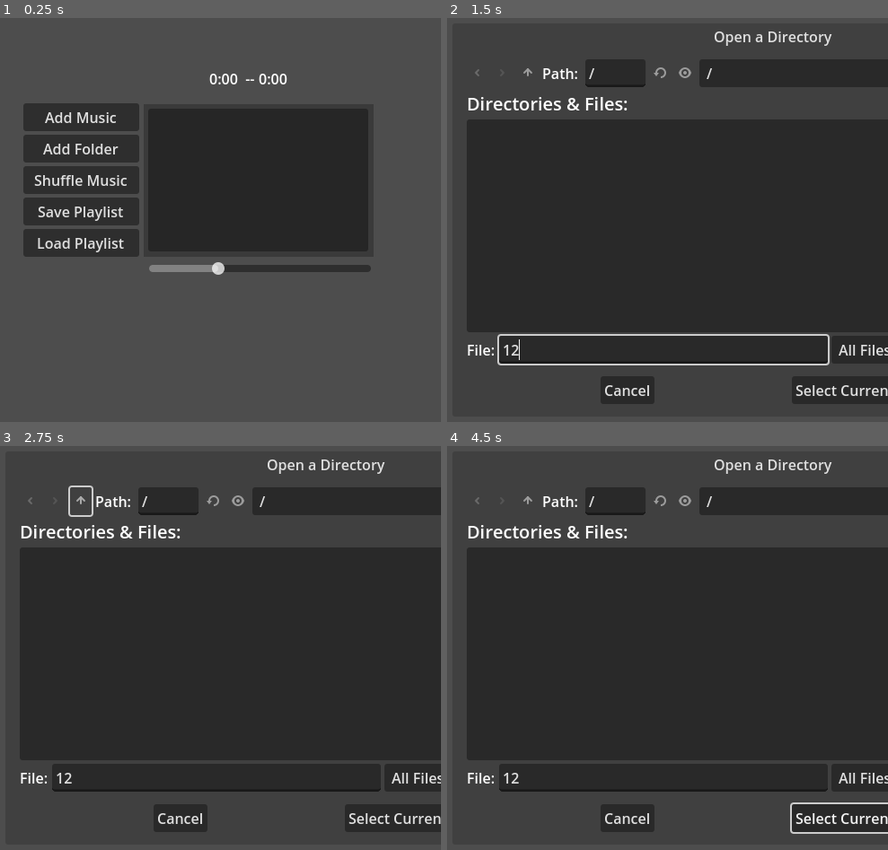
Above: before the commit, frames 1-4 (two rows, left to right).
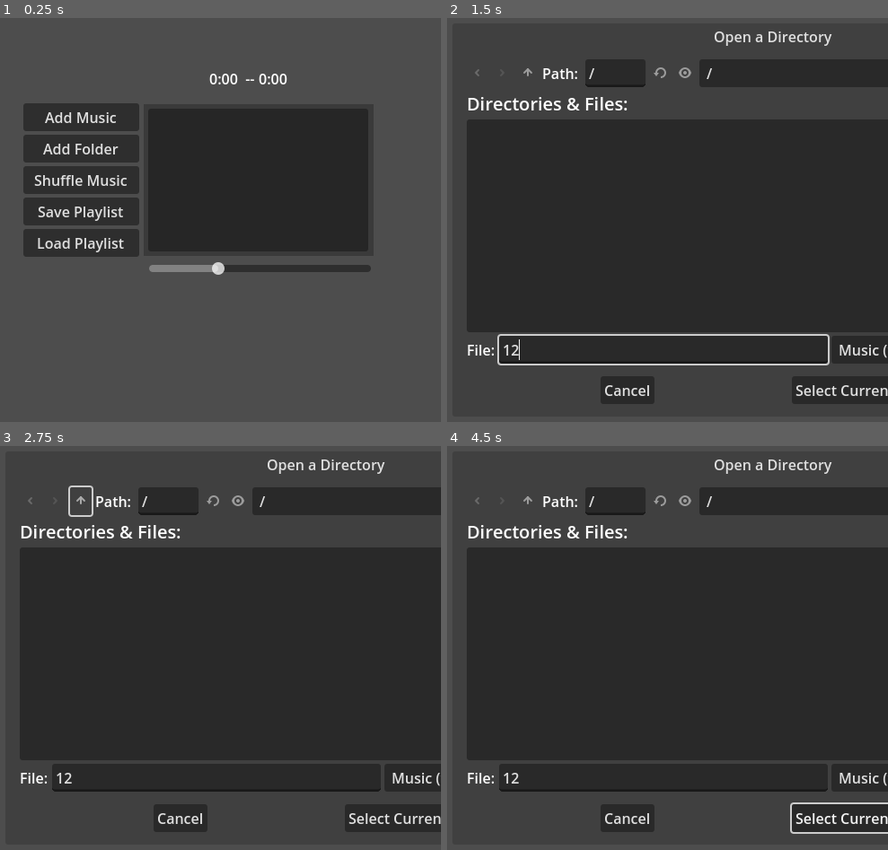
Above: after the commit, the same moments.

Repository: KindaWrks/Music-Player
Game: Godot game, scene res://MusicNode.tscn
Two runs of this game, one before a commit and one after it. Both use one fixed random seed, a clock stepped at 60 frames per second and the inputs below.
Inputs (mouse positions are in pixels of both pictures, inside the frame that each line leads up to):
- Up to frame 1 (0.25 s): no input
- Up to frame 2 (1.5 s): click "Add Folder" at 0.5 s; click (663, 349) at 1.27 s; type "12" at 1.35 s
- Up to frame 3 (2.75 s): click (79, 502) at 2 s
- Up to frame 4 (4.5 s): click (526, 502) at 2.75 s; click "Select Current Folder" at 3.5 s; click "Add Folder" at 4.25 s

The runs differ from the first frame. In frame 2, 0.2% of the frame differs, in the area x 88-100%, y 80-85%; in frame 3, 0.2%; in frame 4, 0.2%.

Commit message:
added filter to the fd_folder
so  now the fd opens with Music not All Files

Diff:
--- a/MusicNode.gd
+++ b/MusicNode.gd
@@ -24,6 +24,7 @@
 	fd_open.current_dir = "/"  #Set current dir as Root
 	fd_open.add_filter("*.mp3 ; Music") #Set filter for MP3 files
 	fd_folder.current_dir = "/"
+	fd_folder.add_filter("*.mp3 ; Music") #Set filter for MP3 files
 
 
 # Called every frame. 'delta' is the elapsed time since the previous frame.
--- a/MusicNode.tscn
+++ b/MusicNode.tscn
@@ -32,7 +32,7 @@
 offset_left = 288.0
 offset_top = 120.0
 offset_right = 544.0
-offset_bottom = 290.0
+offset_bottom = 289.0
 color = Color(0, 0, 0, 0.243137)
 
 [node name="HSlider" type="HSlider" parent="."]
